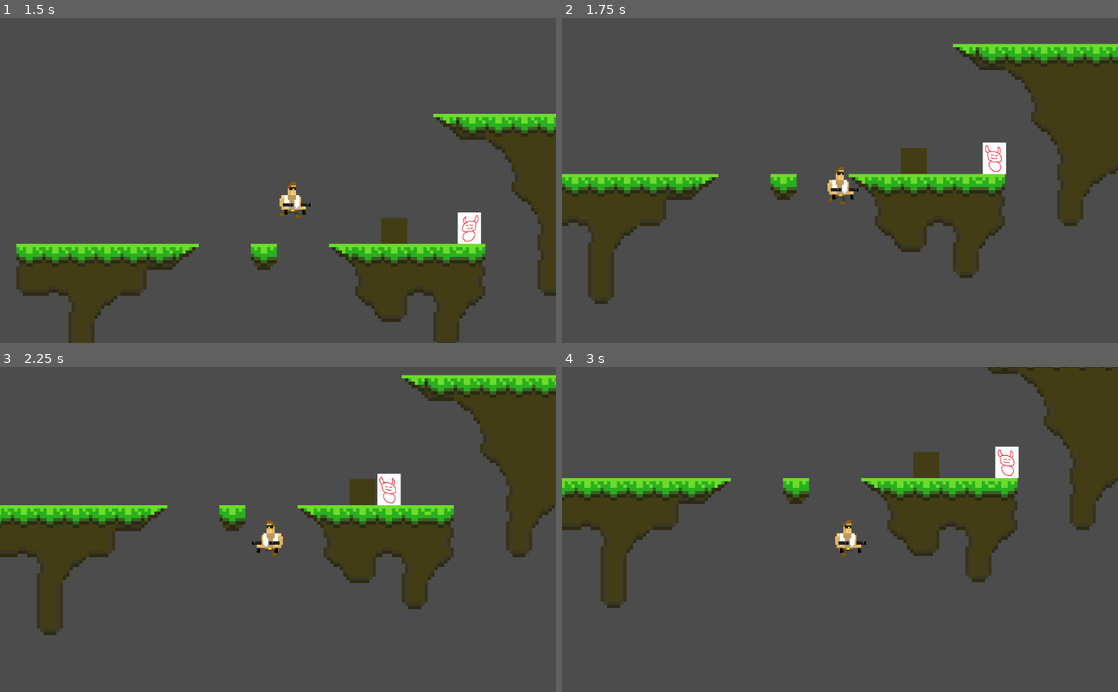
Above: before the commit, frames 1-4 (two rows, left to right).
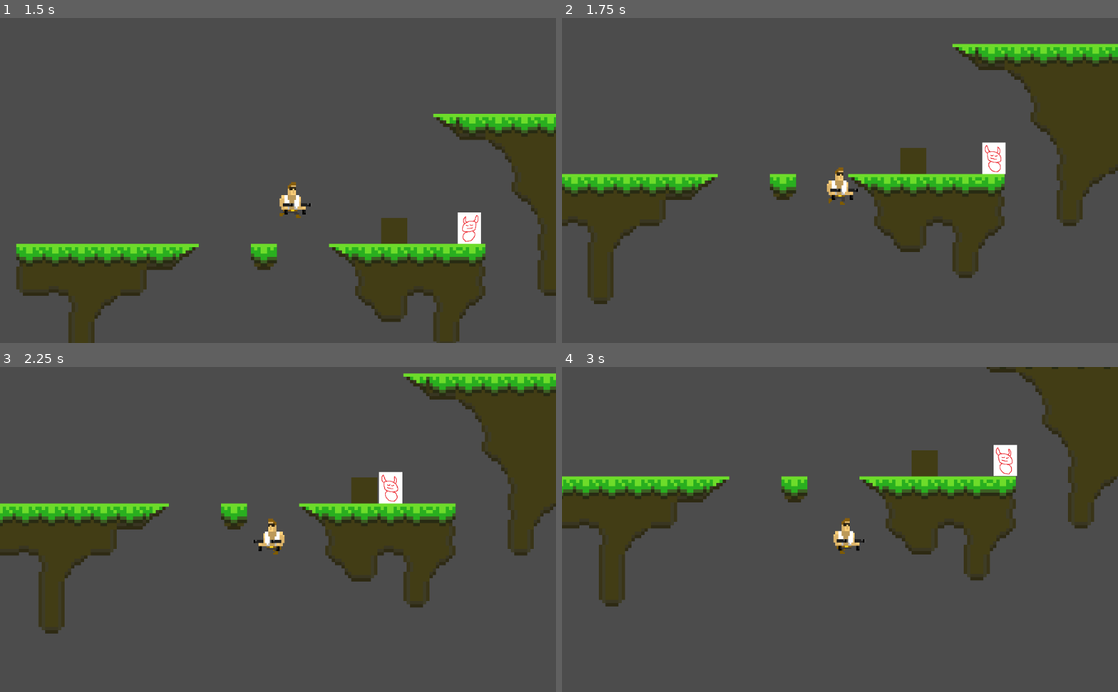
Above: after the commit, the same moments.

Repository: Slimonade1/Eksamensprojekt
Game: Godot game, scene res://Scenes/masterScene.tscn
The game is run twice, just before and just after one commit, with the same random seed, the same clock (stepped at 60 frames per second) and the same inputs. The engine's default icon, where the game draws it, is replaced by a stand-in: a white triangle on a blue panel in a dark square.
Inputs:
- Up to frame 1 (1.5 s): tap Enter at 0.5 s; hold D (ui_right) from 0.53 s (still down); tap W (ui_up) at 0.77 s
- Up to frame 2 (1.75 s): keep holding D (ui_right); tap W (ui_up) at 1.52 s
- Up to frame 3 (2.25 s): release D (ui_right) at 2.03 s; hold A (ui_left) from 2.03 s (still down)
- Up to frame 4 (3 s): release A (ui_left) at 2.78 s; hold D (ui_right) from 2.78 s (still down)

Frame 1 is identical in both runs. In frame 2, 0.9% of the frame differs, in the area x 0-100%, y 7-89%; in frame 3, 4.4%, in the area x 0-100%, y 1-83%; in frame 4, 3.5%.

Commit message:
CAMERASHAKE

Diff:
--- a/Scripts/Player.gd
+++ b/Scripts/Player.gd
@@ -88,6 +88,7 @@
 	#sprite direction
 	if is_on_wall():
 		handleAnimation("climbing")
+		camera.trauma = 0.15
 	elif vel.x < 0:
 		sprite.scale.x = -1
 		handleAnimation("running")
